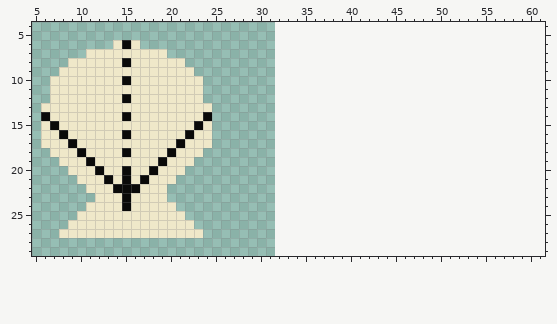
Pixel-art sprite: assets/treasures.png. That is the earlier state.
The file is 32x32 pixels. Colours within 5 levels of each other are drawn and written as one. Shown: x 5..61, y 4..29. The old version is drawn lined up with the new one, on the new canvas.
After the commit:
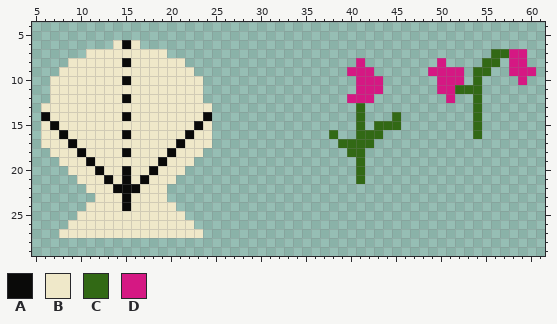
Palette (. is transparent): A #0a0a09  B #efe8c9  C #326915  D #d51883
Author's note on the commit: Added flower treasure and new pickup sound
The edit:
canvas 32x32 -> 64x32
y 7: x 56..59 .... -> CCDD
y 8: x 41 . -> D; x 50 . -> D; x 55..56 .. -> CC; x 58..59 .. -> DD
y 9: x 40..42 ... -> DDD; x 49..52 .... -> DDDD; x 54..55 .. -> CC; x 58..60 ... -> DDD
y 10: x 41..43 ... -> DDD; x 50..52 ... -> DDD; x 54 . -> C; x 59 . -> D
y 11: x 41..43 ... -> DDD; x 50..54 ..... -> DDCCC
y 12: x 40..42 ... -> DDD; x 51 . -> D; x 54 . -> C
y 13: x 41 . -> C; x 54 . -> C
y 14: x 41 . -> C; x 45 . -> C; x 54 . -> C
y 15: x 41 . -> C; x 43..45 ... -> CCC; x 54 . -> C
y 16: x 38 . -> C; x 41..43 ... -> CCC; x 54 . -> C
y 17: x 39..42 .... -> CCCC
y 18: x 40..41 .. -> CC
y 19..21: x 41 . -> C
Where, in picture pixels (left, top, right, bottom), the same in both pictures:
added: (428, 49, 536, 139)
added: (329, 58, 401, 184)
